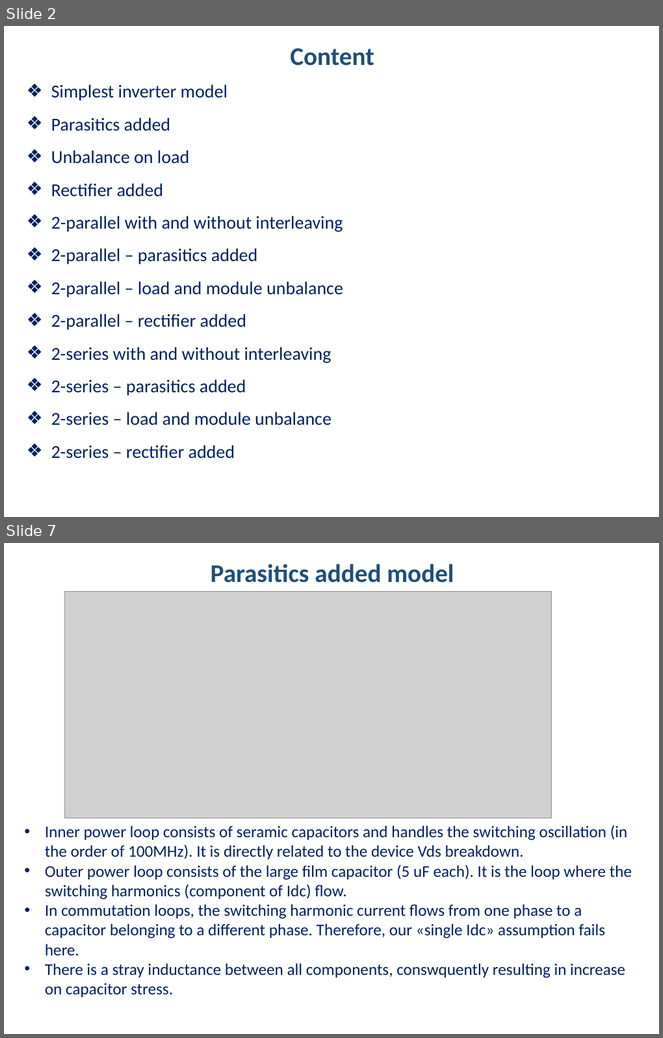
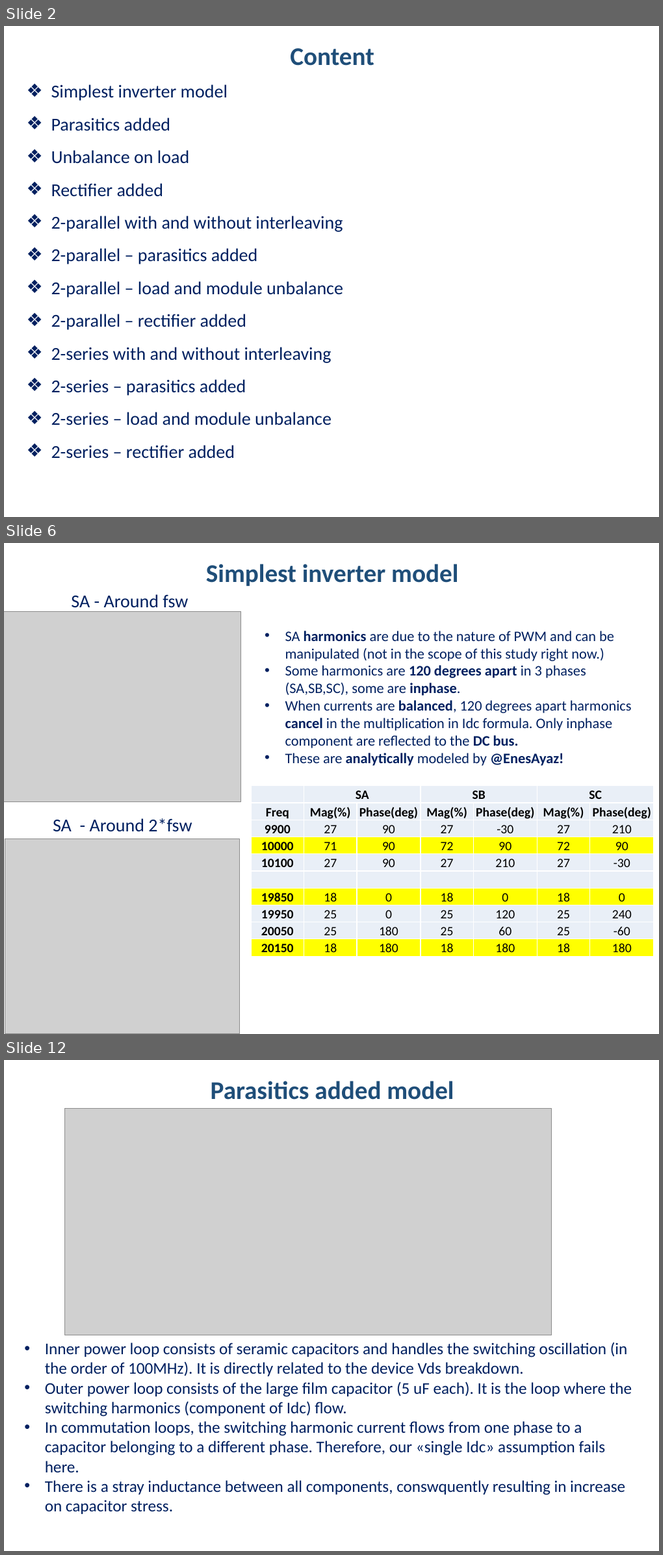
Before and after one commit to hakanpolat/IMMD, a slide deck: Simulation/dcbusmodelwrapup/immd_dcbusmodelwrapup.pptx. Shown one above the other, each under a label of ours: slides 2 and 7 before the commit, slides 2, 6 and 12 after it; the slides between them are not shown. The pictures are 663x1038 and 663x1555 pixels, drawn with LibreOffice and Linux fonts; fonts in the diff are those of the drawing; grey boxes stand for pictures. Boxes give left, top, right and bottom in pixels: in the first picture for what was removed or moved away, otherwise in the second. Text is boxed around its words. In the diff, an @@ line names an element or a change of style, - is before the commit and + after.

Commit message:
DC bus model wrap up sunumuna devam edildi. Simplest model tamamlandı. Envelope fenomeni açıklandı.

```diff
--- a/Simulation/dcbusmodelwrapup/immd_dcbusmodelwrapup.pptx
+++ b/Simulation/dcbusmodelwrapup/immd_dcbusmodelwrapup.pptx
@@ slide 6 added at [4, 543, 659, 1034], background #FFFFFF @@
@@ text added at [206, 564, 458, 586], 28 pt, text #1F4E79, bold @@
+Simplest inverter model
@@ text added at [71, 594, 188, 608], 20 pt, text #002060 @@
+SA - Around fsw
@@ picture added at [4, 611, 241, 802] @@
@@ text added at [285, 631, 632, 766], 16 pt, text #002060 @@
+• SA harmonics are due to the nature of PWM and can be manipulated (not in the scope of this study right now.)
+• Some harmonics are 120 degrees apart in 3 phases (SA,SB,SC), some are inphase.
+• When currents are balanced, 120 degrees apart harmonics cancel in the multiplication in Idc formula. Only inphase component are reflected to the DC bus.
+• These are analytically modeled by @EnesAyaz!
@@ table added at [251, 786, 654, 956], 10 rows, 7 columns @@
+ | SA |  | SB |  | SC | 
+Freq | Mag(%) | Phase(deg) | Mag(%) | Phase(deg) | Mag(%) | Phase(deg)
+9900 | 27 | 90 | 27 | -30 | 27 | 210
+10000 | 71 | 90 | 72 | 90 | 72 | 90
+10100 | 27 | 90 | 27 | 210 | 27 | -30
+ |  |  |  |  |  | 
+19850 | 18 | 0 | 18 | 0 | 18 | 0
+19950 | 25 | 0 | 25 | 120 | 25 | 240
+20050 | 25 | 180 | 25 | 60 | 25 | -60
+20150 | 18 | 180 | 18 | 180 | 18 | 180
@@ text added at [53, 819, 192, 832], 20 pt, text #002060 @@
+SA - Around 2*fsw
@@ picture added at [5, 839, 240, 1034] @@
@@ what was slide 7 is now slide 12 @@
```
Also in this commit, not shown: 3 slides changed, 5 other slides added, 1 slide removed, 4 other files.
